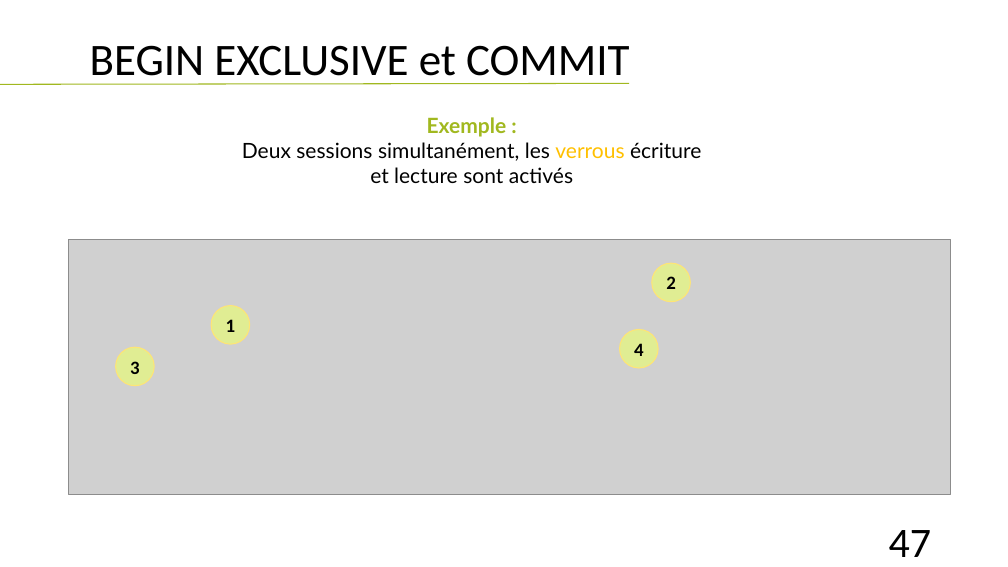
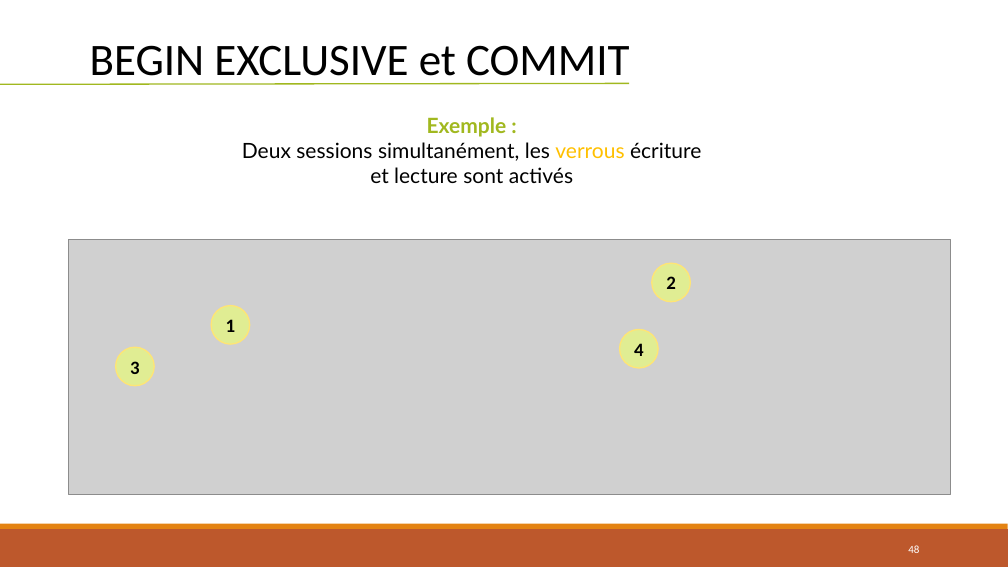
Before and after one commit to lahcenrahlaoui/Wingardium_Leviosaaaa, a slide deck: slide 48 of Presentation-projet-SQLite (1) - Copy.pptx (slide 47 before the commit). Drawn at 1008x567 pixels with LibreOffice and Linux fonts; fonts in the diff are those of the drawing; grey boxes stand for pictures. Boxes give left, top, right and bottom in pixels: in the first picture for what was removed or moved away, otherwise in the second. Text is boxed around its words. In the diff, an @@ line names an element or a change of style, - is before the commit and + after.

```diff
--- a/Presentation-projet-SQLite (1) - Copy.pptx
+++ b/Presentation-projet-SQLite (1) - Copy.pptx
@@ line (0, 85) - (629, 83): stroke #A1B81F 1 pt to #A1B81F 1.25 pt @@
@@ rectangle added at (0,529,1008,567), fill #BD582C @@
@@ rectangle added at (0,524,1008,529), fill #E48312 @@
@@ page number at (908,545,919,553): text changed; size 40 to 10.5 pt; text colour #000000 to #FFFFFF @@
-47
+48
```
Also in this commit, not shown: 53 other slides changed, 2 slides added, 1 slide removed.
